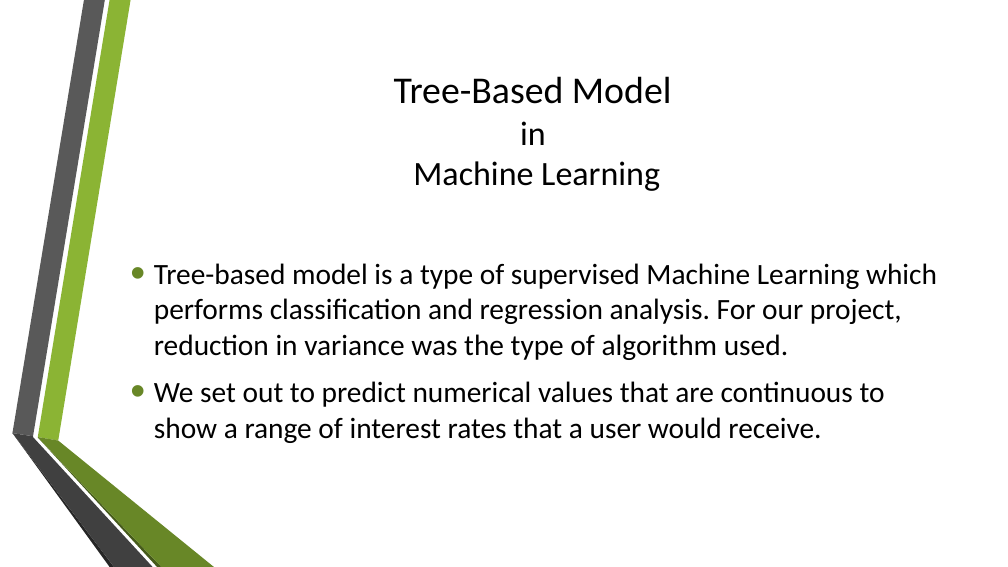
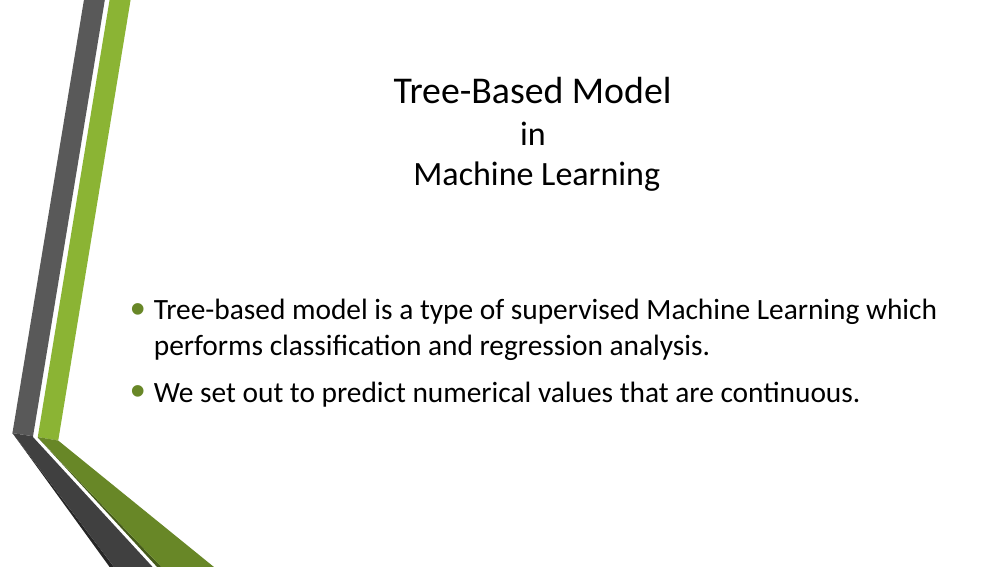
Before and after one commit to kylemyat/Final_Project, a slide deck: slide 4 of Final_Project_Slides.pptx. Drawn at 1008x567 pixels with LibreOffice and Linux fonts; fonts in the diff are those of the drawing; background and template pictures are left out. Boxes give left, top, right and bottom in pixels: in the first picture for what was removed or moved away, otherwise in the second. Text is boxed around its words. In the diff, an @@ line names an element or a change of style, - is before the commit and + after.

Commit message:
final updates

```diff
--- a/Final_Project_Slides.pptx
+++ b/Final_Project_Slides.pptx
@@ text at <box>154,298,937,407</box>: text changed @@
-• Tree-based model is a type of supervised Machine Learning which performs classification and regression analysis. For our project, reduction in variance was the type of algorithm used.
-• We set out to predict numerical values that are continuous to show a range of interest rates that a user would receive.
+• Tree-based model is a type of supervised Machine Learning which performs classification and regression analysis.
+• We set out to predict numerical values that are continuous.
```
Also in this commit, not shown: 1 other slide changed, 1 slide added, 1 slide removed.
